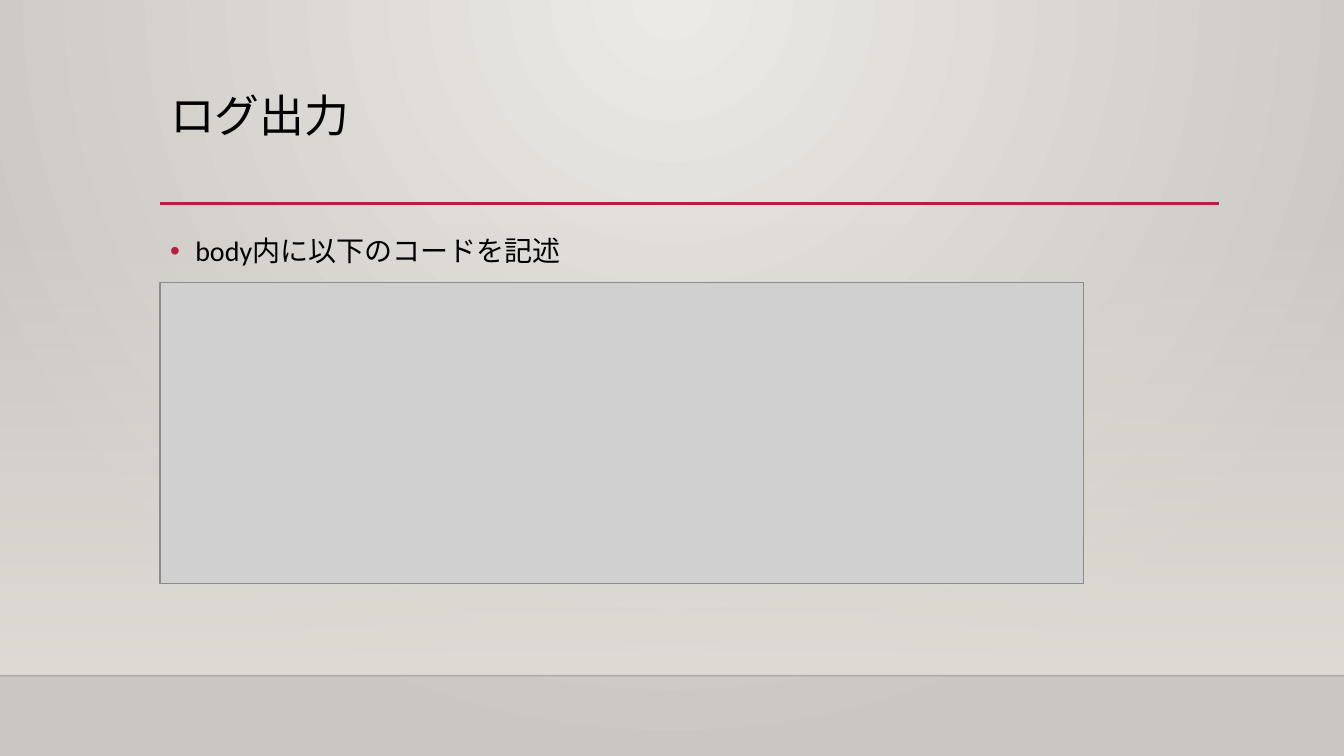
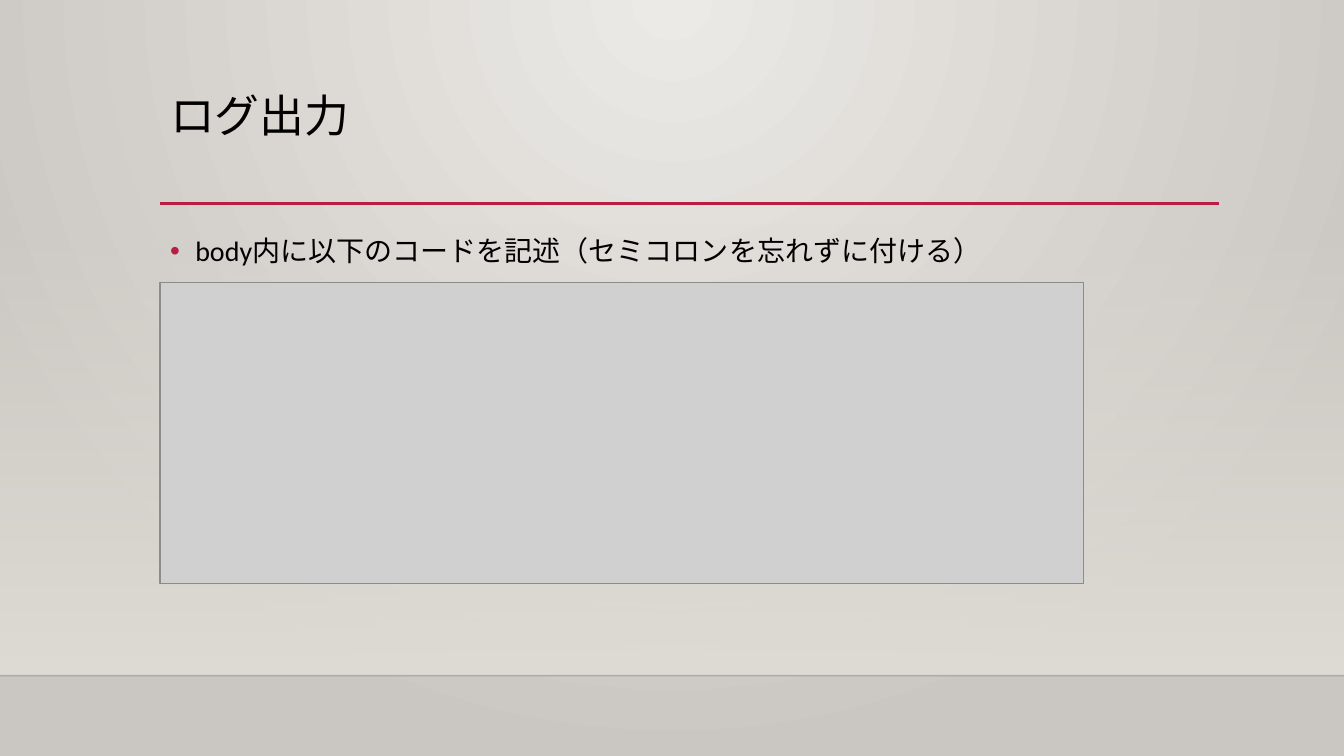
Before and after one commit to illionillion/js_textbook_slide, a slide deck: slide 4 of Sec01/JavaScript解説01.pptx. Drawn at 1344x756 pixels with LibreOffice and Linux fonts; fonts in the diff are those of the drawing; grey boxes stand for pictures; background and template pictures are left out. Boxes give left, top, right and bottom in pixels: in the first picture for what was removed or moved away, otherwise in the second. Text is boxed around its words. In the diff, an @@ line names an element or a change of style, - is before the commit and + after.

```diff
--- a/Sec01/JavaScript解説01.pptx
+++ b/Sec01/JavaScript解説01.pptx
@@ text at box(195, 238, 981, 266): text changed @@
-• body内に以下のコードを記述
+• body内に以下のコードを記述（セミコロンを忘れずに付ける）
```
Also in this commit, not shown: 2 other slides changed, 4 slides added.
